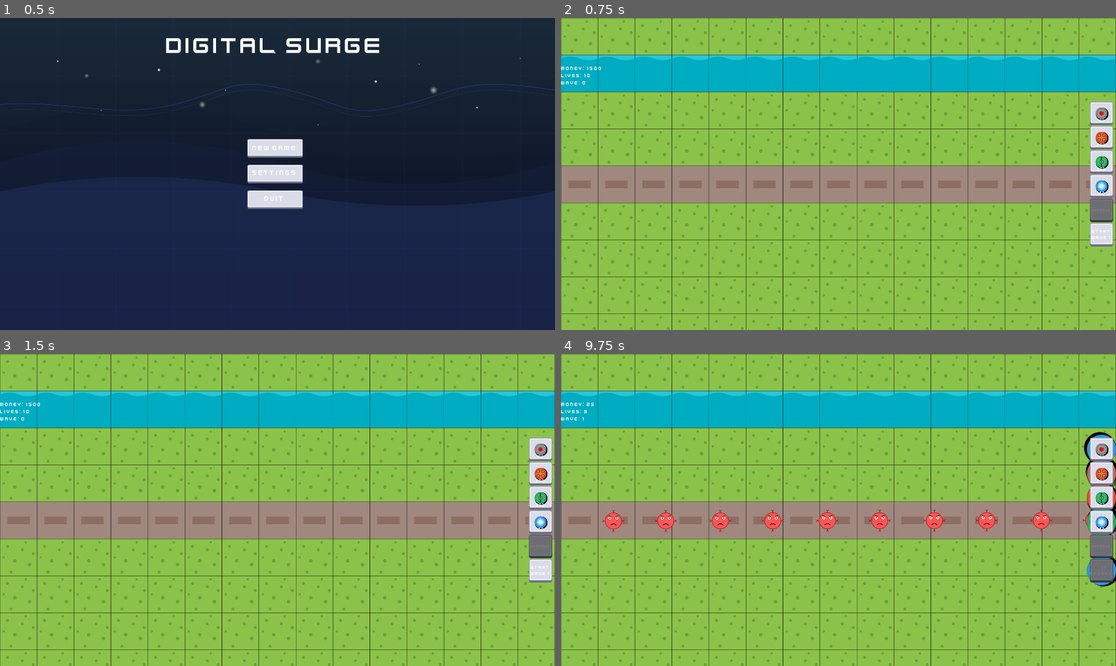
Above: before the commit, frames 1-4 (two rows, left to right).
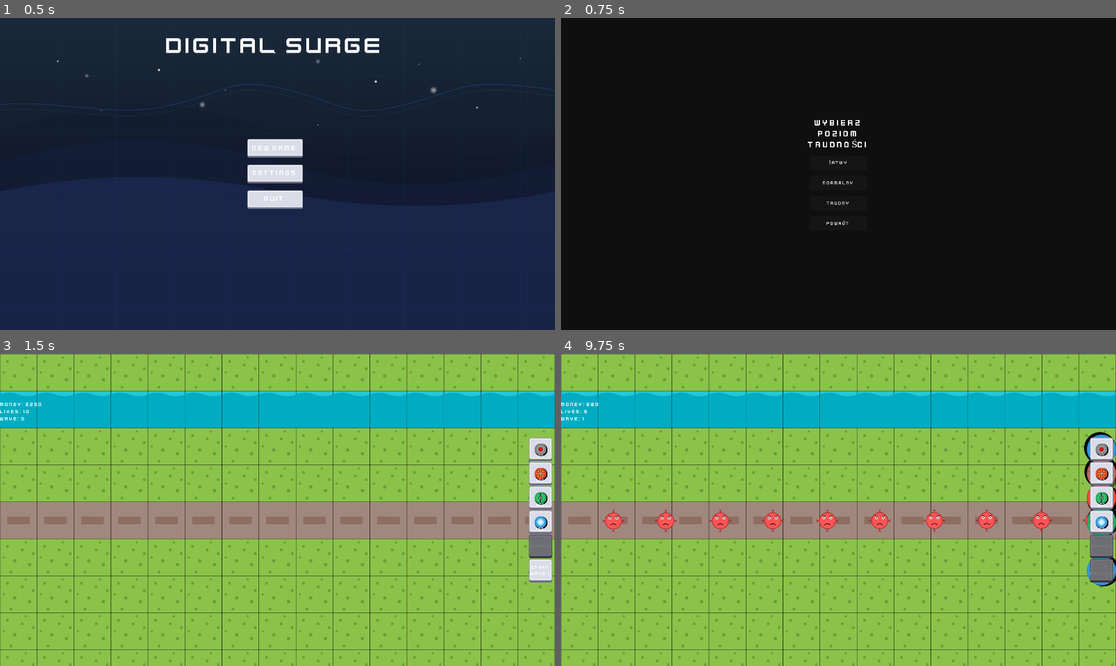
Above: after the commit, the same moments.

Repository: Kotowskey/tower-defense
Game: Godot game, scene res://scenes/scene_handler.tscn
Two runs of this game, one before a commit and one after it. Both use one fixed random seed, a clock stepped at 60 frames per second and the inputs below.
Inputs (mouse positions are in pixels of both pictures, inside the frame that each line leads up to):
- Up to frame 1 (0.5 s): no input
- Up to frame 2 (0.75 s): click "NEW GAME" at 0.5 s
- Up to frame 3 (1.5 s): click (277, 497) at 1.25 s, where only the run after the commit has a clickable "ŁATWY"
- Up to frame 4 (9.75 s): click "100" at 2 s; click "200" at 2.75 s; click "300" at 3.5 s; click "150" at 4.25 s; click (1099, 569) at 5 s; click "100" at 5.75 s; click "200" at 6.5 s; click "300" at 7.25 s; click "150" at 8 s; click "100" at 8.75 s; click "200" at 9.5 s

Frame 1 is identical in both runs. In frame 2, 100% of the frame differs, in the area x 0-100%, y 0-100%; in frame 3, less than 0.1%; in frame 4, less than 0.1%.

Commit message:
difficulty options

Diff:
--- /dev/null
+++ b/scenes/difficulty_menu.tscn
@@ -0,0 +1,69 @@
+[gd_scene load_steps=3 format=3 uid="uid://e3emn74ciq8y"]
+
+[ext_resource type="Script" uid="uid://bp71v3j5moyws" path="res://scripts/difficulty_menu.gd" id="1_24r5h"]
+[ext_resource type="FontFile" uid="uid://bg017qo6vfy7p" path="res://assets/ui/kenny/fonts/Kenney Future Narrow.ttf" id="2_m4lgy"]
+
+[node name="DifficultyMenu" type="Control"]
+layout_mode = 3
+anchors_preset = 15
+anchor_right = 1.0
+anchor_bottom = 1.0
+grow_horizontal = 2
+grow_vertical = 2
+script = ExtResource("1_24r5h")
+
+[node name="Background" type="ColorRect" parent="."]
+layout_mode = 1
+anchors_preset = 15
+anchor_right = 1.0
+anchor_bottom = 1.0
+grow_horizontal = 2
+grow_vertical = 2
+color = Color(0, 0, 0, 0.8)
+
+[node name="VBoxContainer" type="VBoxContainer" parent="."]
+layout_mode = 1
+anchors_preset = 8
+anchor_left = 0.5
+anchor_top = 0.5
+anchor_right = 0.5
+anchor_bottom = 0.5
+offset_left = -100.0
+offset_top = -110.0
+offset_right = 100.0
+offset_bottom = 110.0
+grow_horizontal = 2
+grow_vertical = 2
+theme_override_constants/separation = 20
+
+[node name="Title" type="Label" parent="VBoxContainer"]
+layout_mode = 2
+theme_override_fonts/font = ExtResource("2_m4lgy")
+theme_override_font_sizes/font_size = 30
+text = "WYBIERZ POZIOM TRUDNOŚCI"
+horizontal_alignment = 1
+autowrap_mode = 2
+
+[node name="EASY" type="Button" parent="VBoxContainer"]
+custom_minimum_size = Vector2(200, 50)
+layout_mode = 2
+theme_override_fonts/font = ExtResource("2_m4lgy")
+text = "ŁATWY"
+
+[node name="NORMAL" type="Button" parent="VBoxContainer"]
+custom_minimum_size = Vector2(200, 50)
+layout_mode = 2
+theme_override_fonts/font = ExtResource("2_m4lgy")
+text = "NORMALNY"
+
+[node name="HARD" type="Button" parent="VBoxContainer"]
+custom_minimum_size = Vector2(200, 50)
+layout_mode = 2
+theme_override_fonts/font = ExtResource("2_m4lgy")
+text = "TRUDNY"
+
+[node name="BACK" type="Button" parent="VBoxContainer"]
+custom_minimum_size = Vector2(200, 50)
+layout_mode = 2
+theme_override_fonts/font = ExtResource("2_m4lgy")
+text = "POWRÓT"
--- a/scenes/scene_handler.tscn
+++ b/scenes/scene_handler.tscn
@@ -1,10 +1,13 @@
-[gd_scene load_steps=3 format=3 uid="uid://d0t7lvh3ax8p2"]
+[gd_scene load_steps=4 format=3 uid="uid://d0t7lvh3ax8p2"]
 
 [ext_resource type="Script" uid="uid://uhrb2utsjpxs" path="res://scripts/scene_handler.gd" id="1_0p1ja"]
 [ext_resource type="PackedScene" uid="uid://bmqwnoeo23mwx" path="res://scenes/menu.tscn" id="1_qdltj"]
+[ext_resource type="PackedScene" uid="uid://e3emn74ciq8y" path="res://scenes/difficulty_menu.tscn" id="3_nk2i5"]
 
 [node name="scene_handler" type="Node"]
 script = ExtResource("1_0p1ja")
 
 [node name="Menu" parent="." instance=ExtResource("1_qdltj")]
-script = null
+
+[node name="DifficultyMenu" parent="." instance=ExtResource("3_nk2i5")]
+visible = false
--- /dev/null
+++ b/scripts/difficulty_menu.gd
@@ -0,0 +1,23 @@
+extends Control
+
+signal difficulty_selected(level)
+signal back_pressed
+
+func _ready():
+	# Podłączanie przycisków
+	$VBoxContainer/EASY.connect("pressed", Callable(self, "_on_easy_pressed"))
+	$VBoxContainer/NORMAL.connect("pressed", Callable(self, "_on_normal_pressed"))
+	$VBoxContainer/HARD.connect("pressed", Callable(self, "_on_hard_pressed"))
+	$VBoxContainer/BACK.connect("pressed", Callable(self, "_on_back_pressed"))
+
+func _on_easy_pressed():
+	emit_signal("difficulty_selected", 0)
+
+func _on_normal_pressed():
+	emit_signal("difficulty_selected", 1)
+
+func _on_hard_pressed():
+	emit_signal("difficulty_selected", 2)
+
+func _on_back_pressed():
+	emit_signal("back_pressed")
--- a/scripts/scene_handler.gd
+++ b/scripts/scene_handler.gd
@@ -22,28 +22,20 @@
 	if has_node("Menu/MarginContainer/VBoxContainer/SETTINGS"):
 		get_node("Menu/MarginContainer/VBoxContainer/SETTINGS").connect("pressed", Callable(self, "on_settings_pressed"))
 
-	# Przyciski poziomu trudności - podłącz je tylko jeśli menu trudności istnieje
+	# Podłączanie sygnałów z menu trudności
 	if has_node("DifficultyMenu"):
-		if has_node("DifficultyMenu/VBoxContainer/EASY"):
-			get_node("DifficultyMenu/VBoxContainer/EASY").connect("pressed", Callable(self, "on_easy_pressed"))
+		$DifficultyMenu.connect("difficulty_selected", Callable(self, "on_difficulty_selected"))
+		$DifficultyMenu.connect("back_pressed", Callable(self, "on_diff_back_pressed"))
 
-		if has_node("DifficultyMenu/VBoxContainer/NORMAL"):
-			get_node("DifficultyMenu/VBoxContainer/NORMAL").connect("pressed", Callable(self, "on_normal_pressed"))
-
-		if has_node("DifficultyMenu/VBoxContainer/HARD"):
-			get_node("DifficultyMenu/VBoxContainer/HARD").connect("pressed", Callable(self, "on_hard_pressed"))
-
-		if has_node("DifficultyMenu/VBoxContainer/BACK"):
-			get_node("DifficultyMenu/VBoxContainer/BACK").connect("pressed", Callable(self, "on_diff_back_pressed"))
-
-		get_node("DifficultyMenu").hide()
+		# Ukryj menu trudności na początku
+		$DifficultyMenu.hide()
 
 func on_new_game_pressed():
 	if has_node("Menu"):
-		get_node("Menu").hide()
+		$Menu.hide()
 
 	if has_node("DifficultyMenu"):
-		get_node("DifficultyMenu").show()
+		$DifficultyMenu.show()
 	else:
 		start_game()
 
@@ -53,35 +45,25 @@
 func on_quit_pressed():
 	get_tree().quit()
 
-func on_easy_pressed():
+func on_difficulty_selected(difficulty):
 	if has_node("/root/DifficultyManager"):
-		get_node("/root/DifficultyManager").set_difficulty(0) # EASY
-	start_game()
-
-func on_normal_pressed():
-	if has_node("/root/DifficultyManager"):
-		get_node("/root/DifficultyManager").set_difficulty(1) # NORMAL
-	start_game()
-
-func on_hard_pressed():
-	if has_node("/root/DifficultyManager"):
-		get_node("/root/DifficultyManager").set_difficulty(2) # HARD
+		get_node("/root/DifficultyManager").set_difficulty(difficulty)
 	start_game()
 
 func on_diff_back_pressed():
 	if has_node("DifficultyMenu"):
-		get_node("DifficultyMenu").hide()
+		$DifficultyMenu.hide()
 
 	if has_node("Menu"):
-		get_node("Menu").show()
+		$Menu.show()
 
 func start_game():
 	# Usuń menu
 	if has_node("DifficultyMenu"):
-		get_node("DifficultyMenu").queue_free()
+		$DifficultyMenu.queue_free()
 
 	if has_node("Menu"):
-		get_node("Menu").queue_free()
+		$Menu.queue_free()
 
 	var game_scene = load("res://scenes/game_scene.tscn").instantiate()
 
Not shown, added: scripts/difficulty_menu.gd.uid
